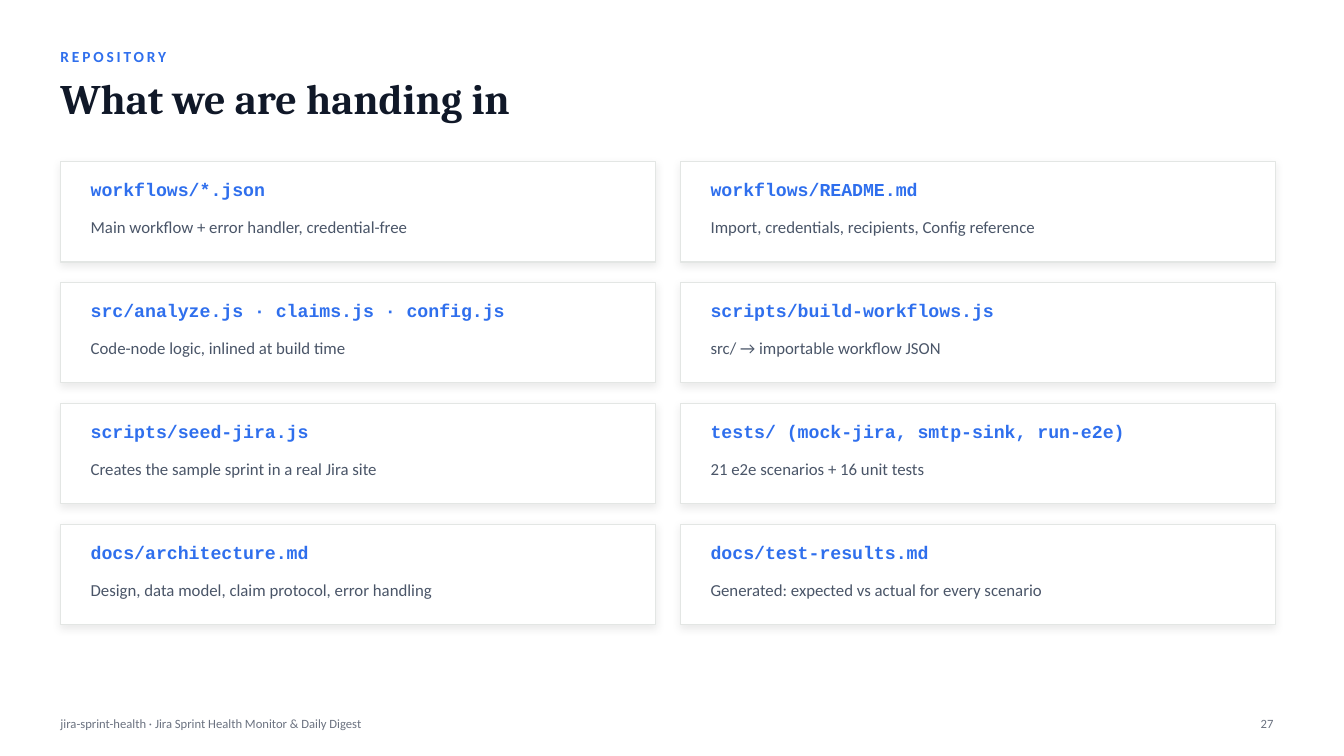
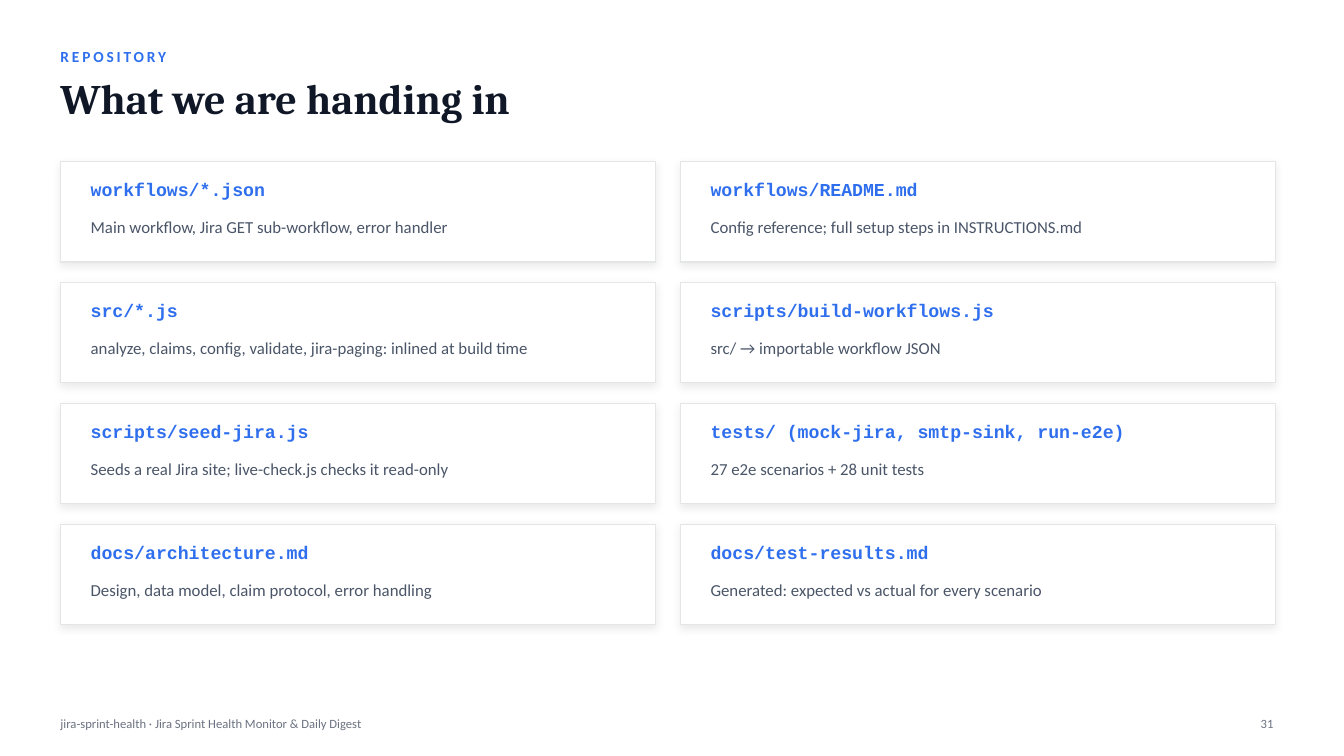
Before and after one commit to Chethan616/jira-sprint-health-n8n, a slide deck: slide 31 of deck/Jira-Sprint-Health-Monitor.pptx (slide 27 before the commit). Drawn at 1344x756 pixels with LibreOffice and Linux fonts; fonts in the diff are those of the drawing. Boxes give left, top, right and bottom in pixels: in the first picture for what was removed or moved away, otherwise in the second. Text is boxed around its words. In the diff, an @@ line names an element or a change of style, - is before the commit and + after.

Commit message:
Address review feedback: account ids, multi-board routing, config validation, story points, rate limits, timezone check
- Workload grouped by Jira accountId; shared display names shown as "Name (…1a2b)"
- Sprints listed on several boards reach every board's subscribers once (sprintBoardRouting)
- src/validate.js: required values, ranges, URL, IANA timezone, API limits; runs in the
  Config node and at build time; workflow timezone must match Config.timezone
- Story-point progress alongside issue count (progressBasis, coverage guard, trend)
- Jira GET sub-workflow (src/jira-paging.js): Retry-After / X-RateLimit-Reset, exponential
  backoff with jitter, no retry on other 4xx; Jira errors reach the admin alert
- scripts/live-check.js: read-only pre-flight against a live Jira site
- INSTRUCTIONS.md replaces jira_ins.txt; docs, sample digest and detailed deck updated
- Tests: 28/28 unit, 27/27 end-to-end (n8n 2.48.8); live run on Jira Cloud + Gmail recorded

```diff
--- a/deck/Jira-Sprint-Health-Monitor.pptx
+++ b/deck/Jira-Sprint-Health-Monitor.pptx
@@ text at [91, 221, 447, 235]: text changed @@
-Main workflow + error handler, credential-free
+Main workflow, Jira GET sub-workflow, error handler
@@ text at [711, 221, 1082, 236]: text changed @@
-Import, credentials, recipients, Config reference
+Config reference; full setup steps in INSTRUCTIONS.md
@@ text at [91, 304, 178, 321]: text changed @@
-src/analyze.js · claims.js · config.js
+src/*.js
@@ text at [91, 342, 527, 357]: text changed @@
-Code-node logic, inlined at build time
+analyze, claims, config, validate, jira-paging: inlined at build time
@@ text at [91, 463, 448, 478]: text changed @@
-Creates the sample sprint in a real Jira site
+Seeds a real Jira site; live-check.js checks it read-only
@@ text at [711, 463, 924, 475]: text changed @@
-21 e2e scenarios + 16 unit tests
+27 e2e scenarios + 28 unit tests
@@ page number at [1261, 720, 1274, 728]: text changed @@
-27
+31
```
Also in this commit, not shown: 10 other slides changed, 4 slides added, 25 other files.
